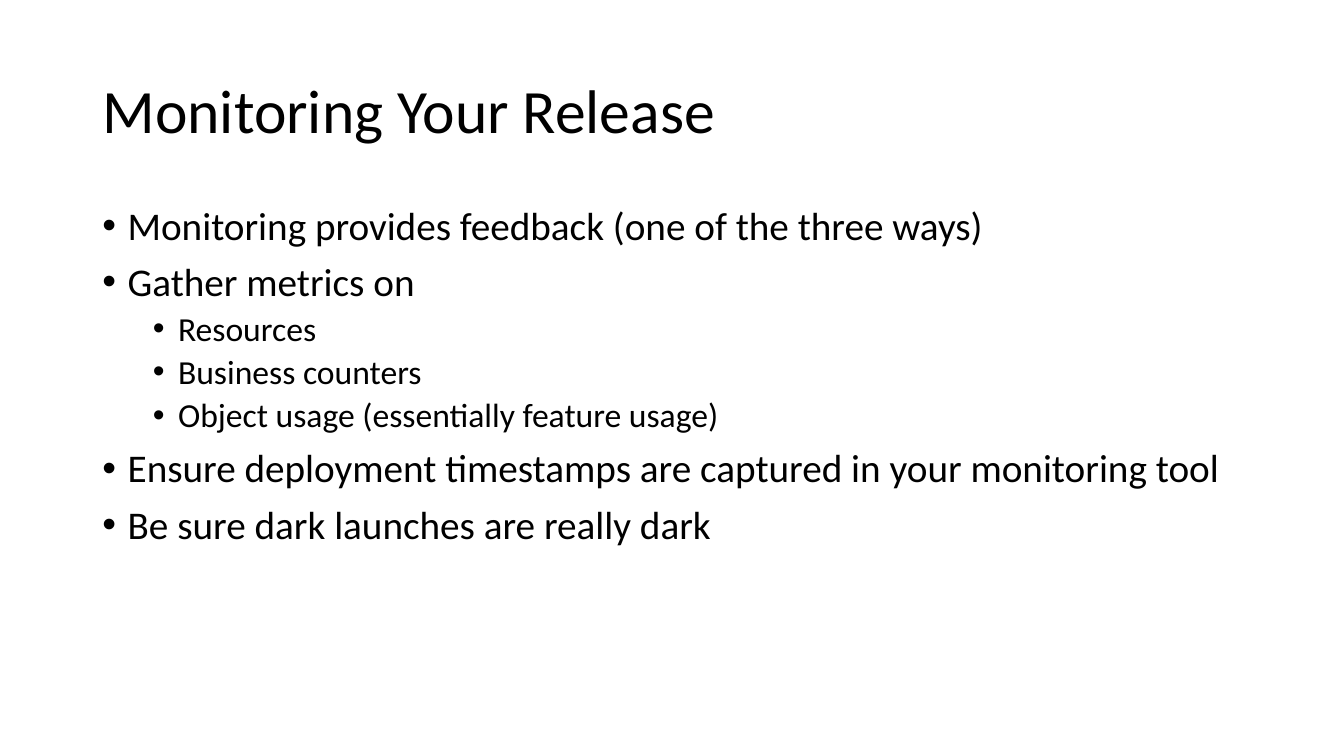
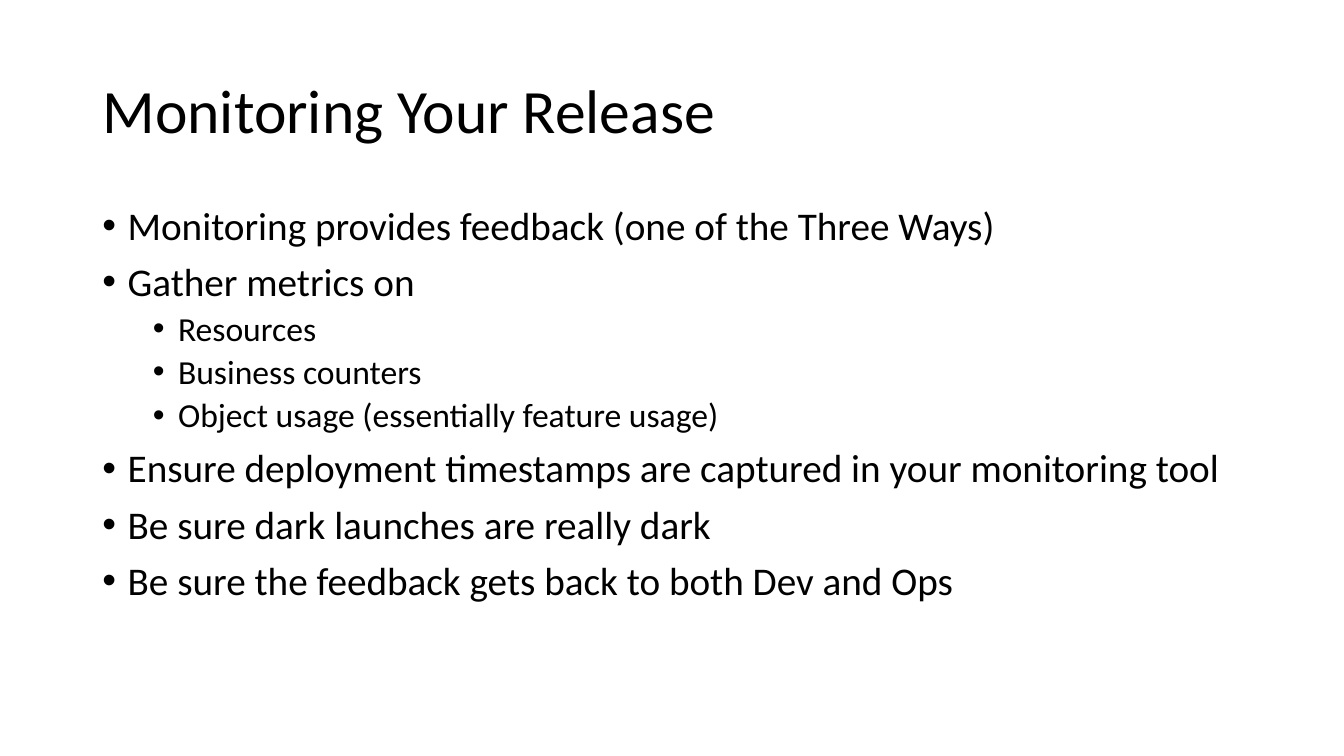
Before and after one commit to way0utwest/DatabaseDevOpsMS, a slide deck: slide 14 of Section 4 - Advanced Topics/4.0DatabaseDevOps.pptx (slide 5 before the commit). Drawn at 1344x756 pixels with LibreOffice and Linux fonts; fonts in the diff are those of the drawing. Boxes give left, top, right and bottom in pixels: in the first picture for what was removed or moved away, otherwise in the second. Text is boxed around its words. In the diff, an @@ line names an element or a change of style, - is before the commit and + after.

```diff
--- a/Section 4 - Advanced Topics/4.0DatabaseDevOps.pptx
+++ b/Section 4 - Advanced Topics/4.0DatabaseDevOps.pptx
@@ text at (128,211,994,247): text changed @@
-• Monitoring provides feedback (one of the three ways)
+• Monitoring provides feedback (one of the Three Ways)
@@ text at (128,567,953,602): paragraph added @@
+• Be sure the feedback gets back to both Dev and Ops
```
Also in this commit, not shown: 2 other slides changed, 10 slides added, 14 other files.
